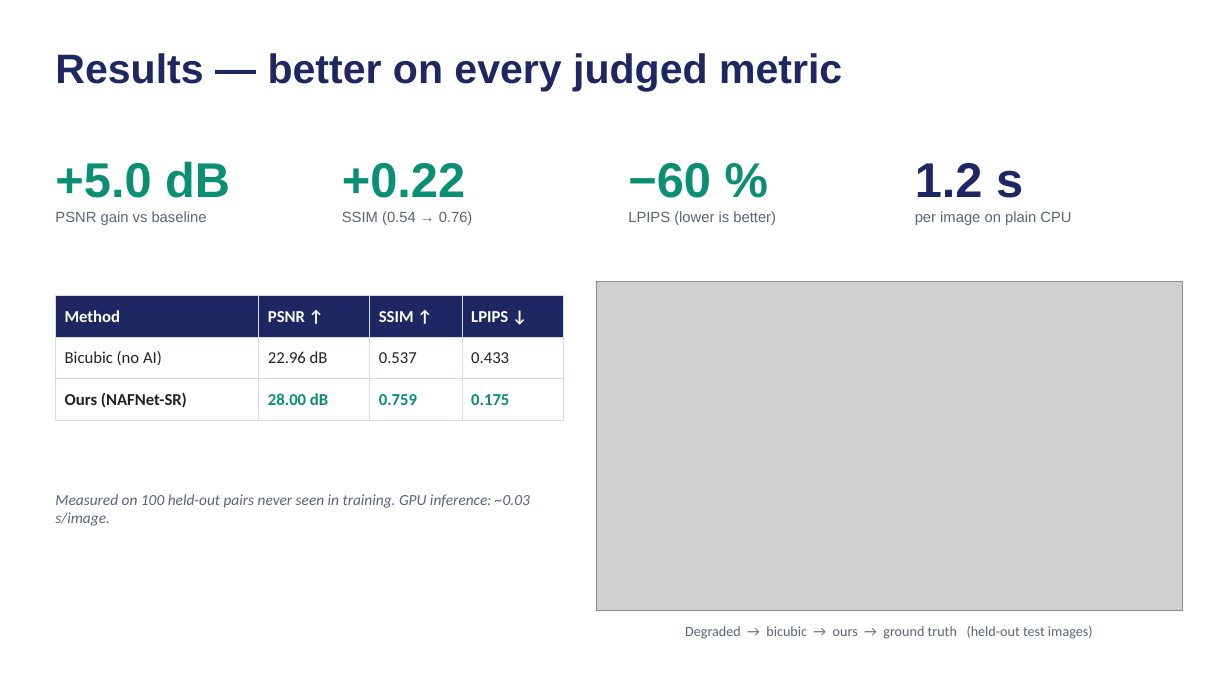
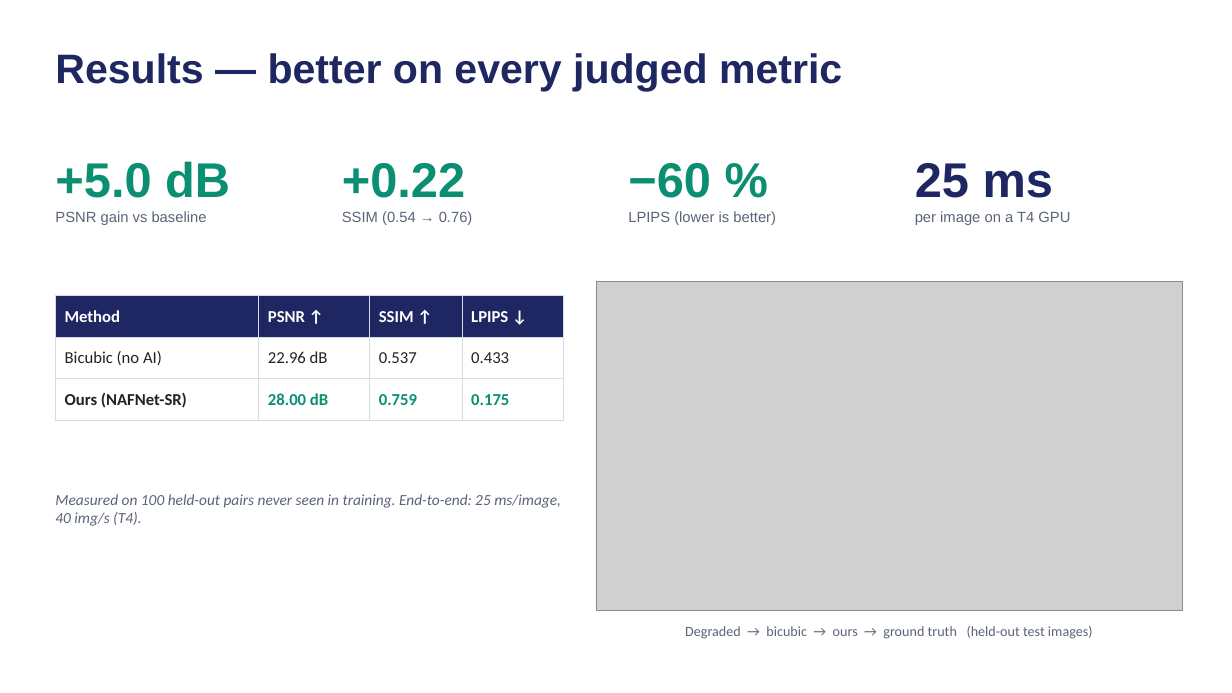
Before and after one commit to prakharbajaj1551/semicon-image-restoration, a slide deck: slide 7 of BYTE_BRIGADE_SEMICON2026.pptx. Drawn at 1232x693 pixels with LibreOffice and Linux fonts; fonts in the diff are those of the drawing; grey boxes stand for pictures. Boxes give left, top, right and bottom in pixels: in the first picture for what was removed or moved away, otherwise in the second. Text is boxed around its words. In the diff, an @@ line names an element or a change of style, - is before the commit and + after.

```diff
--- a/BYTE_BRIGADE_SEMICON2026.pptx
+++ b/BYTE_BRIGADE_SEMICON2026.pptx
@@ text at <box>915,163,1070,225</box>: text changed @@
-1.2 s
-per image on plain CPU
+25 ms
+per image on a T4 GPU
@@ text at <box>55,494,561,526</box>: text changed @@
-Measured on 100 held-out pairs never seen in training. GPU inference: ~0.03 s/image.
+Measured on 100 held-out pairs never seen in training. End-to-end: 25 ms/image, 40 img/s (T4).
```
Also in this commit, not shown: 2 other slides changed, 3 other files.
